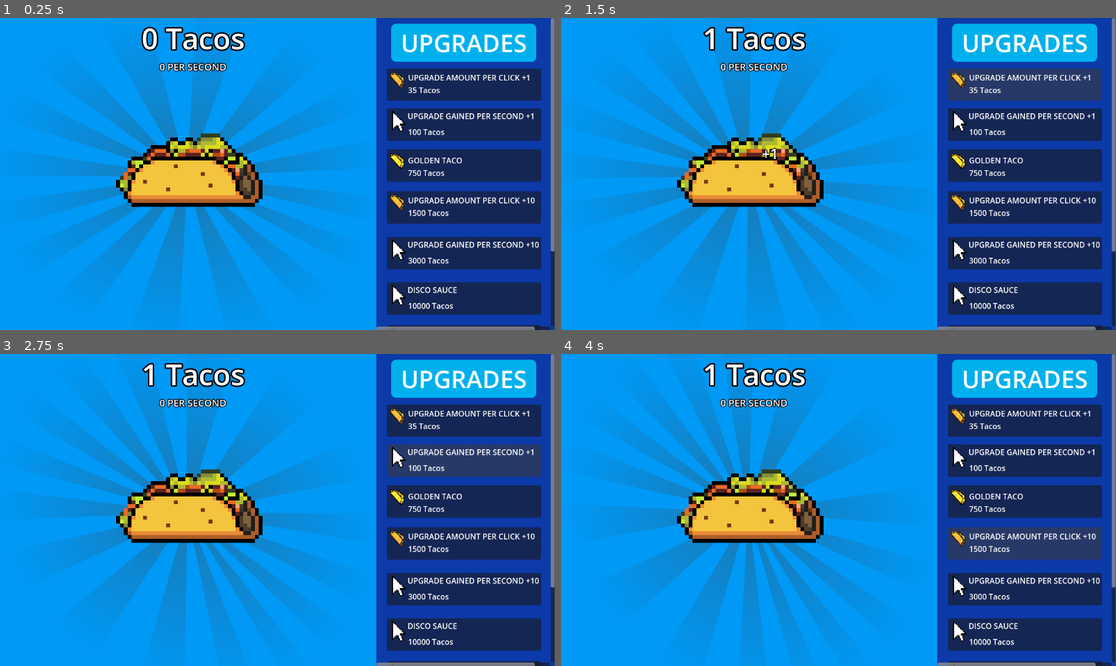
Above: before the commit, frames 1-4 (two rows, left to right).
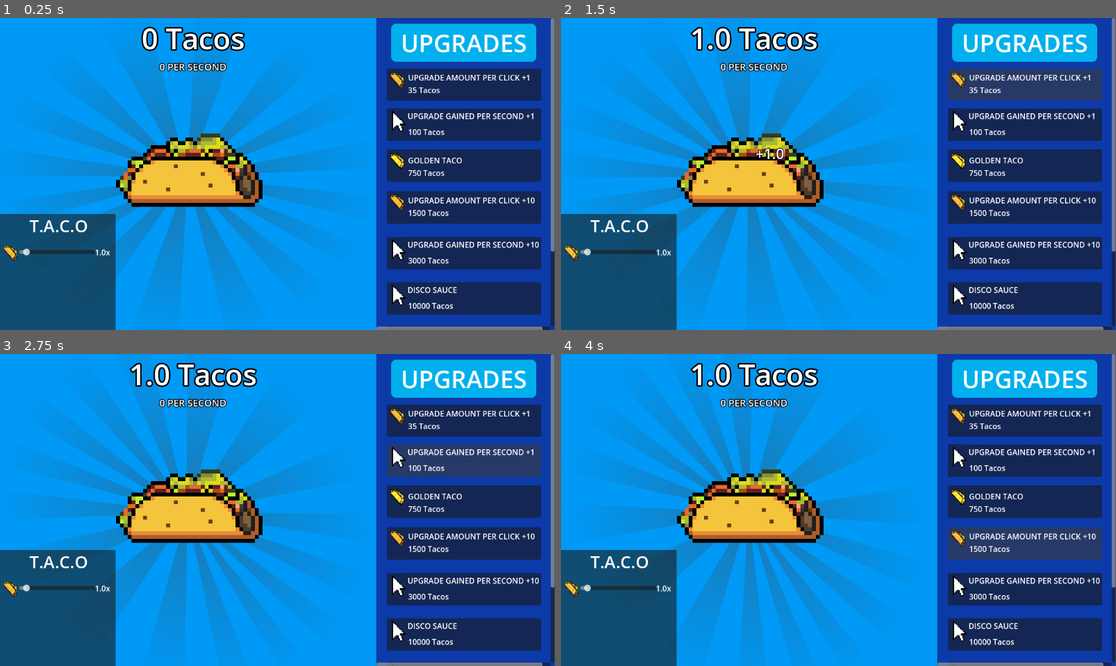
Above: after the commit, the same moments.

Repository: Overlord1304/Taco-Clicker
Game: Godot game, scene res://scenes/main.tscn
Same seed, same stepped clock (60 frames per second), same inputs: the game is played once before the commit and once after it.
Inputs (mouse positions are in pixels of both pictures, inside the frame that each line leads up to):
- Up to frame 1 (0.25 s): no input
- Up to frame 2 (1.5 s): click (755, 142) at 0.5 s; click "35 Tacos" at 1.25 s
- Up to frame 3 (2.75 s): click "100 Tacos" at 2 s
- Up to frame 4 (4 s): click "750 Tacos" at 2.75 s; click "1500 Tacos" at 3.5 s

The runs differ from the first frame. In frame 1, 7.9% of the frame differs, in the area x 0-98%, y 62-100%; in frame 2, 9.2%, in the area x 0-98%, y 2-100%; in frame 3, 9.1%; in frame 4, 9.1%.

Commit message:
working on a new big upgrade that allows you to boost amount per click and passive gains

Diff:
--- a/scenes/main.tscn
+++ b/scenes/main.tscn
@@ -204,6 +204,7 @@
 autoplay = "spin"
 
 [node name="passivegainstimer" type="Timer" parent="."]
+wait_time = 0.5
 autostart = true
 
 [node name="gtacotimer" type="Timer" parent="."]
@@ -230,7 +231,7 @@
 size_flags_vertical = 3
 
 [node name="right" type="Panel" parent="scroller/VBoxContainer"]
-custom_minimum_size = Vector2(399.925, 850)
+custom_minimum_size = Vector2(380, 850)
 layout_mode = 2
 size_flags_vertical = 3
 theme = SubResource("Theme_tipki")
@@ -433,20 +434,20 @@
 theme_override_font_sizes/font_size = 16
 text = "DISCO SAUCE"
 
-[node name="disco_sauce2" type="Button" parent="scroller/VBoxContainer/right"]
-layout_mode = 0
-offset_left = 22.0
-offset_top = 638.0
-offset_right = 342.0
-offset_bottom = 705.0
-theme_override_styles/focus = SubResource("StyleBoxEmpty_tefeu")
-
-[node name="disco_sauce_sprite" type="AnimatedSprite2D" parent="scroller/VBoxContainer/right/disco_sauce2"]
+[node name="T_A_C_O_BUTTON" type="Button" parent="scroller/VBoxContainer/right"]
+layout_mode = 0
+offset_left = 22.0
+offset_top = 640.0
+offset_right = 342.0
+offset_bottom = 707.0
+theme_override_styles/focus = SubResource("StyleBoxEmpty_tefeu")
+
+[node name="T_A_C_O_SPRITE" type="AnimatedSprite2D" parent="scroller/VBoxContainer/right/T_A_C_O_BUTTON"]
 position = Vector2(31, 20)
 scale = Vector2(0.12, 0.12)
 sprite_frames = SubResource("SpriteFrames_choun")
 
-[node name="disco_sauce_label" type="Label" parent="scroller/VBoxContainer/right/disco_sauce2"]
+[node name="T_A_C_O_LABEL" type="Label" parent="scroller/VBoxContainer/right/T_A_C_O_BUTTON"]
 layout_mode = 0
 offset_left = 44.0
 offset_top = 37.00009
@@ -457,14 +458,57 @@
 
 "
 
-[node name="Label" type="Label" parent="scroller/VBoxContainer/right/disco_sauce2"]
+[node name="Label" type="Label" parent="scroller/VBoxContainer/right/T_A_C_O_BUTTON"]
 layout_mode = 0
 offset_left = 43.0
 offset_top = 4.0
 offset_right = 363.0
 offset_bottom = 62.0
 theme_override_font_sizes/font_size = 16
-text = "DISCO SAUCE"
+text = "T.A.C.O"
+
+[node name="T_A_C_O" type="Panel" parent="."]
+layout_mode = 0
+offset_top = 407.0
+offset_right = 240.0
+offset_bottom = 653.0
+
+[node name="MarginContainer" type="MarginContainer" parent="T_A_C_O"]
+layout_mode = 0
+offset_right = 244.0
+offset_bottom = 250.0
+
+[node name="VBoxContainer" type="VBoxContainer" parent="T_A_C_O/MarginContainer"]
+layout_mode = 2
+
+[node name="Label" type="Label" parent="T_A_C_O/MarginContainer/VBoxContainer"]
+layout_mode = 2
+theme_override_font_sizes/font_size = 35
+text = "T.A.C.O"
+horizontal_alignment = 1
+
+[node name="amountperclickupgrade2" type="Sprite2D" parent="T_A_C_O/MarginContainer"]
+position = Vector2(30, 74)
+rotation = 0.8377581
+texture = ExtResource("1_o5qli")
+
+[node name="HSlider" type="HSlider" parent="T_A_C_O"]
+layout_mode = 0
+offset_left = 40.0
+offset_top = 71.0
+offset_right = 198.0
+offset_bottom = 87.0
+min_value = 0.5
+max_value = 10.0
+step = 0.5
+value = 0.5
+
+[node name="click_multiplier_label" type="Label" parent="T_A_C_O"]
+layout_mode = 0
+offset_left = 197.0
+offset_top = 68.0
+offset_right = 237.0
+offset_bottom = 91.0
 
 [connection signal="taco_clicked" from="." to="left/MarginContainer" method="_on_main_taco_clicked"]
 [connection signal="tacos_changed" from="." to="left/MarginContainer/VBoxContainer" method="_on_main_tacos_changed"]
@@ -481,3 +525,5 @@
 [connection signal="button_down" from="scroller/VBoxContainer/right/amtperclickupg2" to="." method="_on_amtperclickupg_2_button_down"]
 [connection signal="button_down" from="scroller/VBoxContainer/right/autoclickupg2" to="." method="_on_autoclickupg_2_button_down"]
 [connection signal="button_down" from="scroller/VBoxContainer/right/disco_sauce" to="." method="_on_disco_sauce_button_down"]
+[connection signal="button_down" from="scroller/VBoxContainer/right/T_A_C_O_BUTTON" to="." method="_on_t_a_c_o_button_button_down"]
+[connection signal="value_changed" from="T_A_C_O/HSlider" to="." method="_on_h_slider_value_changed"]
--- a/scripts/game.gd
+++ b/scripts/game.gd
@@ -12,10 +12,13 @@
 var upg4cost:int = 1500
 var upg5cost:int = 3000
 var upg6cost:int = 10000
+var upg7cost:int = 100000
 var golden_taco_bought = false
 var golden_taco_activated = false
 var disco_sauce_bought = false
 var disco_sauce_activated = false
+var TACO_bought = false
+var TACO_multiplier = 1.0
 var gtaco_texture = preload("res://sprites/gtaco.png")
 var taco_texture = preload("res://sprites/taco.png")
 @onready var gtaco_timer = $gtacotimer
@@ -23,6 +26,7 @@
 signal tacos_changed
 signal taco_clicked
 func _ready():
+
 	load_data()
 	emit_signal("tacos_changed", tacos)
 	$scroller/VBoxContainer/right/amtperclickupg1/amountperclickupgrade1label.text = str(upg1cost)+" Tacos"
@@ -32,16 +36,23 @@
 	$scroller/VBoxContainer/right/amtperclickupg2/amountperclickupgrade2label.text = str(upg4cost)+" Tacos"
 	$scroller/VBoxContainer/right/autoclickupg2/autoclickupgsprite2.text = str(upg5cost)+" Tacos"
 	$scroller/VBoxContainer/right/disco_sauce/disco_sauce_label.text = str(upg6cost)+" Tacos"
-	if golden_taco_bought == true:
-		$"scroller/VBoxContainer/right/golden taco".disabled = true
-	if disco_sauce_bought == true:
-		$scroller/VBoxContainer/right/disco_sauce.disabled = true
+	$scroller/VBoxContainer/right/T_A_C_O_BUTTON/T_A_C_O_LABEL.text = str(upg7cost)+" Tacos"
+	$T_A_C_O/HSlider.value = TACO_multiplier
+	_on_h_slider_value_changed(TACO_multiplier)
+
 func _on_tacobutton_button_down() -> void:
+
 	tacos += amount_per_click
 	emit_signal("tacos_changed",tacos)
 	emit_signal("taco_clicked",amount_per_click)
 	save_data()
 func _process(delta):
+	if golden_taco_bought == true:
+		$"scroller/VBoxContainer/right/golden taco".disabled = true
+	if disco_sauce_bought == true:
+		$scroller/VBoxContainer/right/disco_sauce.disabled = true
+	if TACO_bought == true:
+		$scroller/VBoxContainer/right/T_A_C_O_BUTTON.disabled = true
 	if golden_taco_bought and golden_taco_activated == false:
 		var rand = randi() % 3000
 
@@ -52,12 +63,11 @@
 
 				$left/MarginContainer/tacobutton.texture_normal = gtaco_texture
 				golden_taco_activated = true
-				amount_per_click = base_amount_per_click * 10
+				amount_per_click = base_amount_per_click * 5
 
 				gtaco_timer.start(10.0)
 	if disco_sauce_bought and disco_sauce_activated == false:
 		var rand = randi() % 3000
-		print(rand)
 		match rand:
 			!2999:
 				pass
@@ -67,6 +77,8 @@
 				$left/MarginContainer/VBoxContainer/persecondcount.text = str(passive_gains)+" PER SECOND"
 				$AnimationPlayer.play("disco_anim")
 				dsauce_timer.start(10.0)
+	if TACO_bought:
+		$T_A_C_O.z_index = 1
 
 func save_data():
 	var data = {
@@ -80,7 +92,10 @@
 		"upg4cost" : upg4cost,
 		"upg5cost" : upg5cost,
 		"upg6cost" : upg6cost,
-		"disco_sauce_bought" : disco_sauce_bought
+		"disco_sauce_bought" : disco_sauce_bought,
+		"upg7cost" : upg7cost,
+		"TACO_bought" : TACO_bought,
+		"TACO_multiplier": TACO_multiplier
 	}
 	var file = FileAccess.open(saves, FileAccess.WRITE)
 	file.store_var(data)
@@ -94,7 +109,7 @@
 		if typeof(data) == TYPE_DICTIONARY:
 			tacos = data.get("tacos",0)
 			base_amount_per_click = data.get("base_amount_per_click",1)
-			amount_per_click = base_amount_per_click
+			amount_per_click = base_amount_per_click*TACO_multiplier
 			base_passive_gains = data.get("base_passive_gains",0)
 			passive_gains = base_passive_gains
 			upg1cost = data.get("upg1cost",35)
@@ -103,8 +118,11 @@
 			upg4cost = data.get("upg4cost",1500)
 			upg5cost = data.get("upg5cost",3000)
 			upg6cost = data.get("upg6cost",10000)
+			upg7cost = data.get("upg7cost",100000)
 			golden_taco_bought = data.get("golden_taco_bought",false)
 			disco_sauce_bought = data.get("disco_sauce_bought",false)
+			TACO_bought = data.get("TACO_bought",false)
+			TACO_multiplier = data.get("TACO_multiplier",1.0)
 
 	else:
 		save_data()
@@ -113,7 +131,7 @@
 	if tacos >= upg1cost:
 		base_amount_per_click += 1
 		if golden_taco_activated:
-			amount_per_click = base_amount_per_click * 10
+			amount_per_click = base_amount_per_click * 5
 		else:
 			amount_per_click = base_amount_per_click
 		tacos -= upg1cost
@@ -128,7 +146,7 @@
 		base_passive_gains += 1
 
 		if disco_sauce_activated:
-			passive_gains = base_passive_gains * 10
+			passive_gains = base_passive_gains * 50
 		else:
 			passive_gains = base_passive_gains
 		$left/MarginContainer/VBoxContainer/persecondcount.text = str(passive_gains)+" PER SECOND"
@@ -180,7 +198,7 @@
 	if tacos >= upg5cost:
 		base_passive_gains += 10
 		if disco_sauce_activated:
-			passive_gains = base_passive_gains * 10
+			passive_gains = base_passive_gains * 50
 		else:
 			passive_gains = base_passive_gains
 		$left/MarginContainer/VBoxContainer/persecondcount.text = str(passive_gains)+" PER SECOND"
@@ -205,3 +223,20 @@
 	passive_gains = base_passive_gains
 	$left/MarginContainer/VBoxContainer/persecondcount.text = str(passive_gains)+" PER SECOND"
 	$AnimationPlayer.play("reset")
+
+
+func _on_t_a_c_o_button_button_down() -> void:
+	if tacos >= upg7cost and TACO_bought == false:
+		TACO_bought = true
+		tacos -= upg7cost
+		$scroller/VBoxContainer/right/T_A_C_O_BUTTON/T_A_C_O_LABEL.text = str(upg7cost)+" Tacos"
+		$T_A_C_O/HSlider.value = 1.0
+		_on_h_slider_value_changed(1.0)
+		emit_signal("tacos_changed",tacos)
+		save_data()
+
+
+func _on_h_slider_value_changed(value: float) -> void:
+	TACO_multiplier = value
+	$T_A_C_O/click_multiplier_label.text = str(value) + "x"
+	amount_per_click = base_amount_per_click * value
